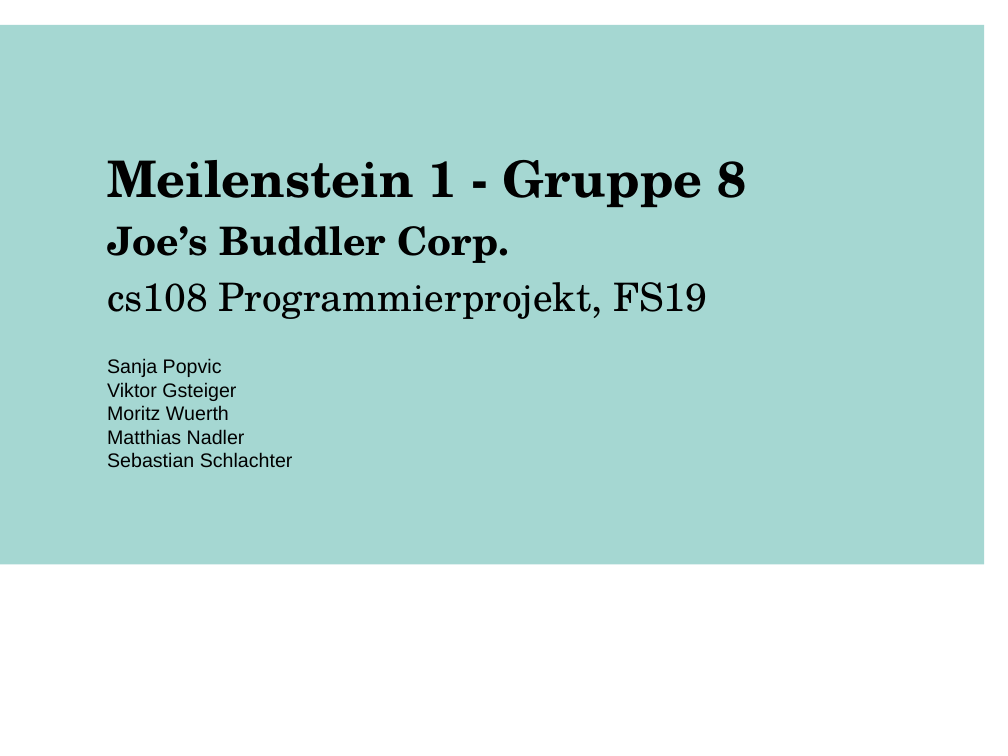
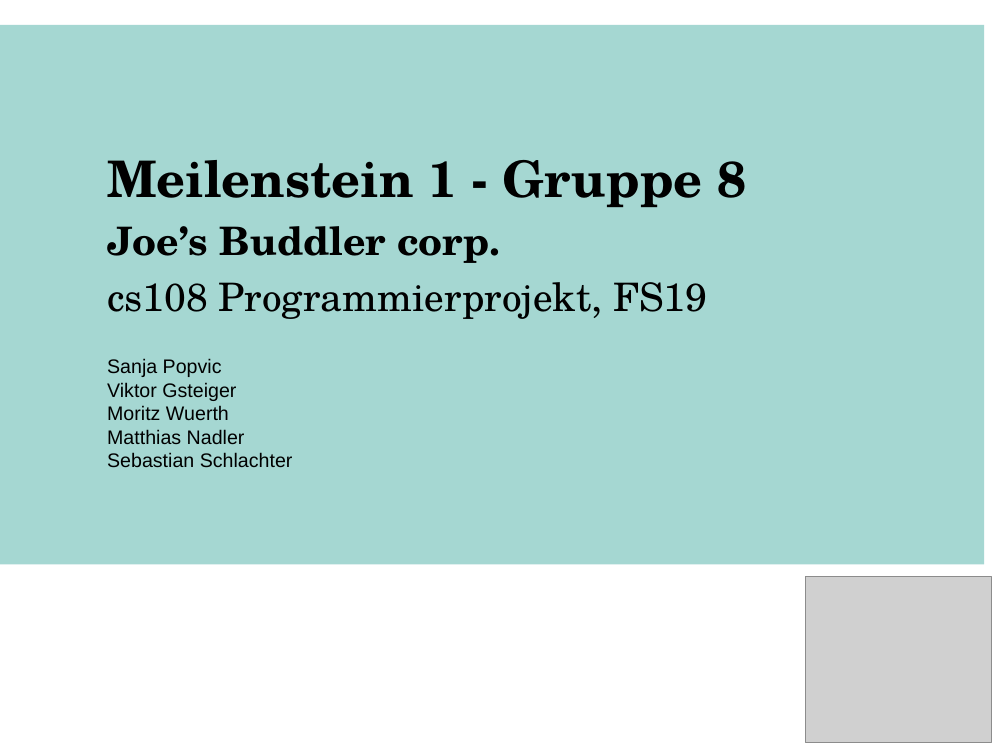
Before and after one commit to matnad/buddler-joe, a slide deck: slide 1 of Presentations/Milestone 1/Präsentation_Buddler_Joe.pptx. Drawn at 1008x756 pixels with LibreOffice and Linux fonts; fonts in the diff are those of the drawing; grey boxes stand for pictures; background and template pictures are left out. Boxes give left, top, right and bottom in pixels: in the first picture for what was removed or moved away, otherwise in the second. Text is boxed around its words. In the diff, an @@ line names an element or a change of style, - is before the commit and + after.

```diff
--- a/Presentations/Milestone 1/Präsentation_Buddler_Joe.pptx
+++ b/Presentations/Milestone 1/Präsentation_Buddler_Joe.pptx
@@ title at (107, 160, 746, 319): text changed @@
-Meilenstein 1 - Gruppe 8
-Joe’s Buddler Corp.
-cs108 Programmierprojekt, FS19
+Meilenstein 1 - Gruppe 8
+Joe’s Buddler corp.
+cs108 Programmierprojekt, FS19
@@ picture added at (805, 577, 991, 743) @@
```
Also in this commit, not shown: 2 other slides changed, 1 slide added.
